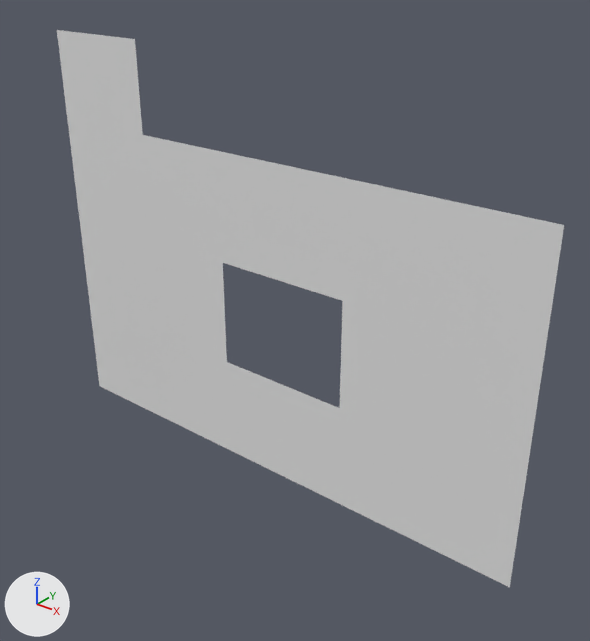
Two versions of the Blender file phoenix.blend, one commit apart.
Both versions are drawn from a camera (50 mm lens) standing at (-5.34, -0.76, 1.999) and looking at (-5.946, -0.003, 1.53). Lighting does not change. The marker at lower left points along +X, +Y and +Z. The same objects are shown in both versions, whatever each file hides.

The first picture shows 'Button', 'Camera'.
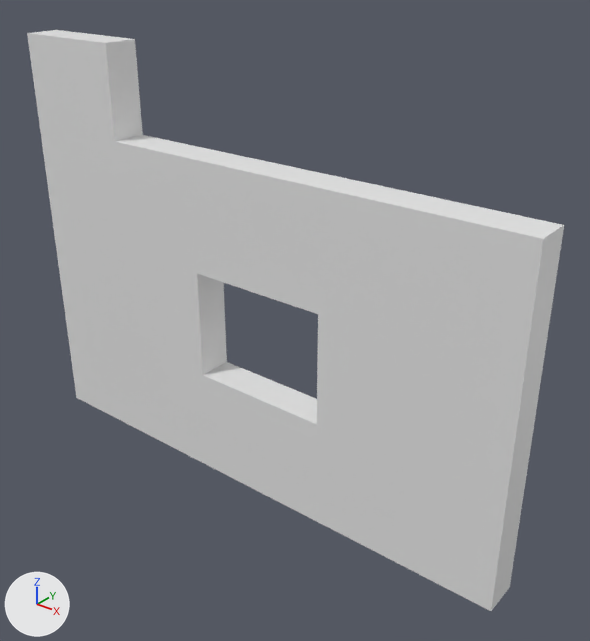
Edits to the bpy script that builds the scene:
```text
Change me_plane_005:
    used by ob_camera; location = (-6.0, 0.0, 1.5)
    remove me_plane_005.from_pydata(...)  # 20 vertices, 11 faces; spans x -0.389..0.389, y 0.0, z -0.234..0.234
    add me_plane_005.from_pydata(...)  # 40 vertices, 40 faces; spans x -0.389..0.389, y -0.05..0.0, z -0.234..0.234
    me_plane_005 part 1
    11 faces are deleted
    2 vertices are added at (-0.221, -0.05, 0.078), (-0.221, -0.05, -0.078)
    18 new vertices lie (0.0, -0.05, 0.0) away from vertices in x -0.389..0.389, y 0.0, z -0.234..0.234
    40 new faces join them
Change me_plane_009:
    where me_plane_009.from_pydata(...)  # 4 vertices, 1 face; spans x -0.389..-0.221, y 0.0, z 0.234..0.361
    used by ob_button; parent = ob_camera; location = (-6.0, 0.0, 1.5)
    verts and faces of me_plane_009; kept vertices keep their numbers, new ones are numbered from 4
    before: 0 (-0.389, 0.0, 0.234) at pixel (67, 118), 1 (-0.221, 0.0, 0.234) at pixel (142, 134), 2 (-0.389, 0.0, 0.361) at pixel (56, 29), 3 (-0.221, 0.0, 0.361) at pixel (134, 38)
    me_plane_009 part 2
    add delete_faces([(0, 1, 3, 2)])
    add for new, old in zip([*range(4, 8)], [*range(0, 4)]): verts[new] = verts[old] + (0.0, -0.05, 0.0)
    add faces += [(0, 2, 3, 1), (4, 5, 7, 6), (0, 1, 5, 4), (1, 3, 7, 5), (2, 6, 7, 3), (0, 4, 6, 2)]
```

Where the change shows, as pixel boxes (x1, y1, x2, y2) in the pictures (590 x 641 px):
'Camera', reshaped
    before: (67, 119, 564, 587)
    after: (39, 124, 564, 611)
'Button', reshaped (34% wider)
    before: (57, 30, 143, 135)
    after: (27, 30, 143, 141)
